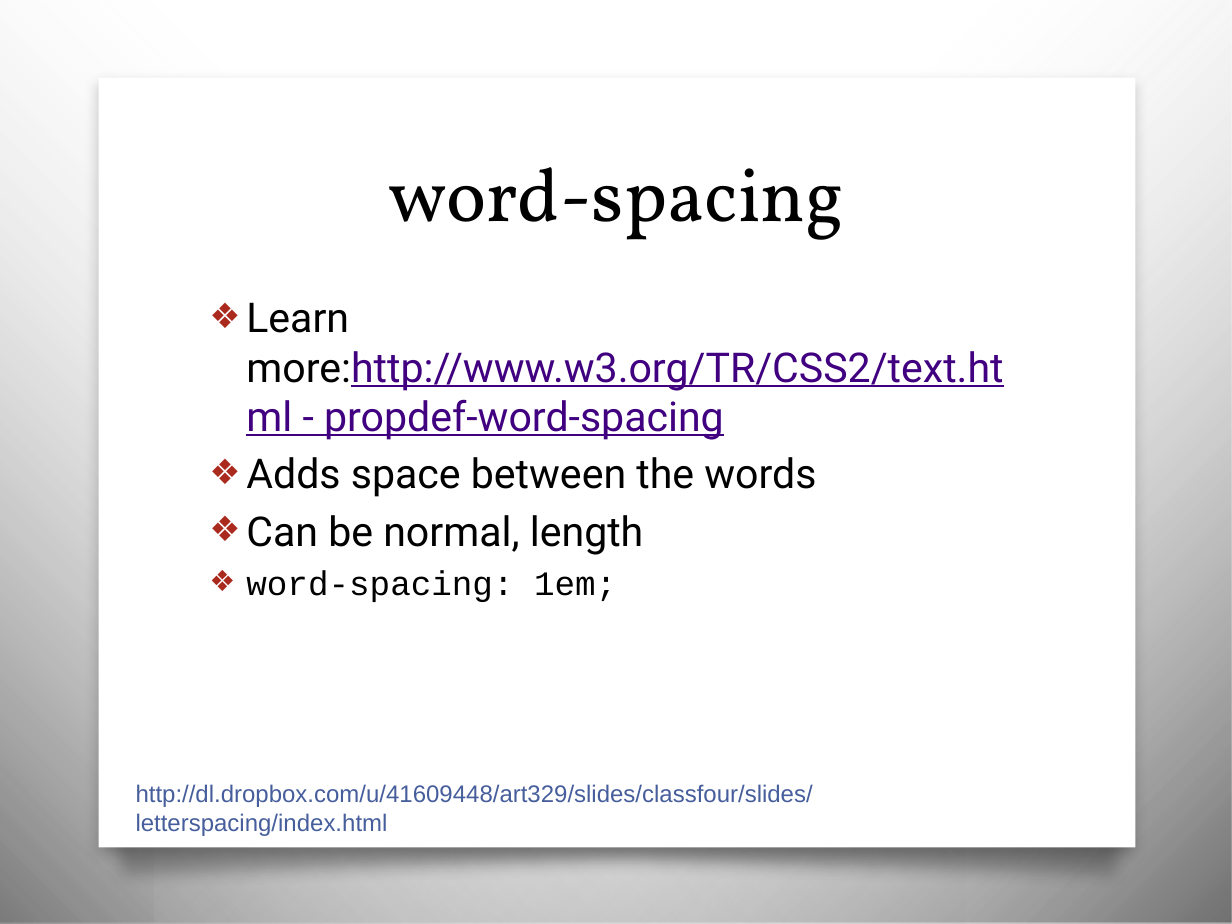
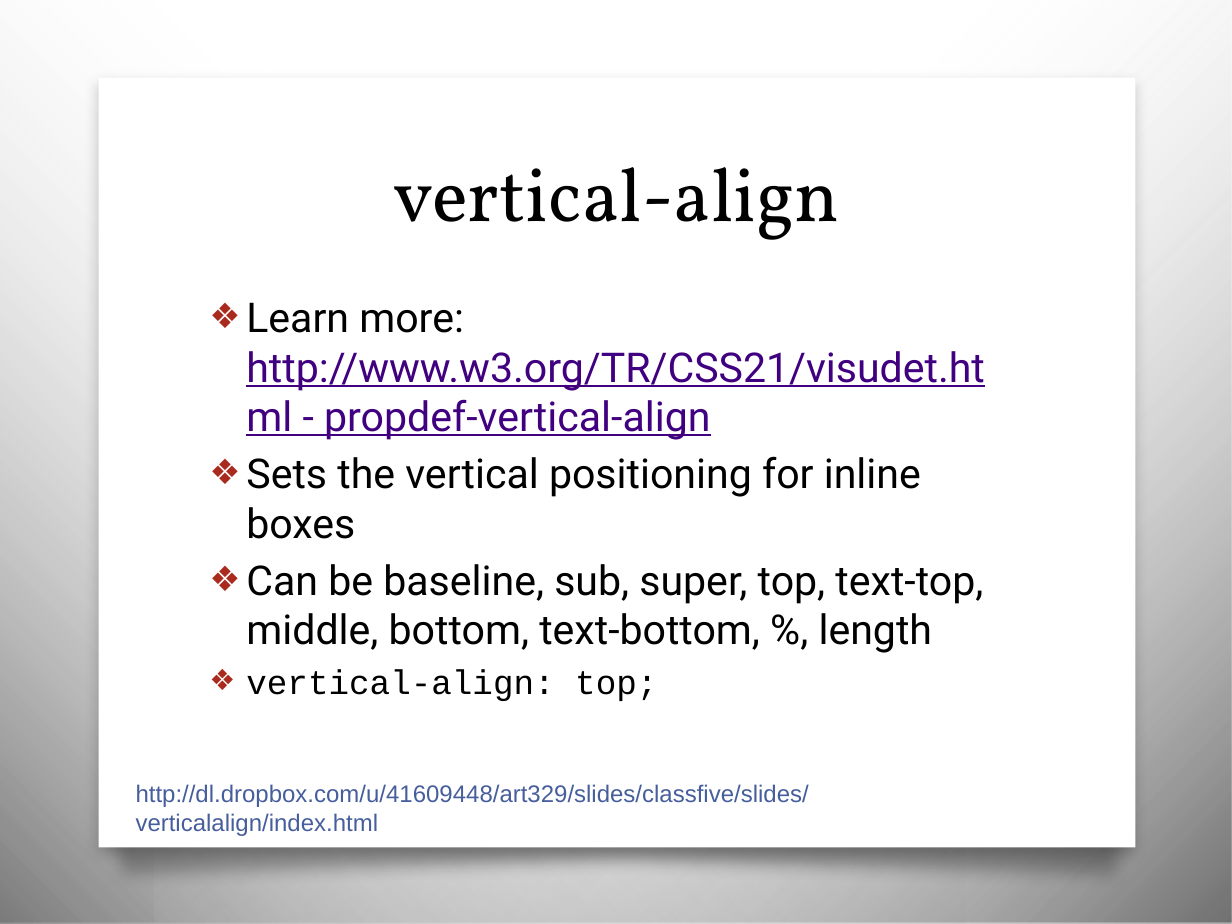
Before and after one commit to awayken/USF-ART329, a slide deck: slide 19 of slides/classfive/slides.pptx (slide 10 before the commit). Drawn at 1232x924 pixels with LibreOffice and Linux fonts; fonts in the diff are those of the drawing; background and template pictures are left out. Boxes give left, top, right and bottom in pixels: in the first picture for what was removed or moved away, otherwise in the second. Text is boxed around its words. In the diff, an @@ line names an element or a change of style, - is before the commit and + after.

Commit message:
Class Five.

```diff
--- a/slides/classfive/slides.pptx
+++ b/slides/classfive/slides.pptx
@@ title at (x1=393, y1=167, x2=840, y2=240): text changed @@
-word-spacing
+vertical-align
@@ text at (x1=246, y1=302, x2=985, y2=701): text changed @@
-❖ Learn more:http://www.w3.org/TR/CSS2/text.html - propdef-word-spacing
-❖ Adds space between the words
-❖ Can be normal, length
-❖ word-spacing: 1em;
+❖ Learn more: http://www.w3.org/TR/CSS21/visudet.html - propdef-vertical-align
+❖ Sets the vertical positioning for inline boxes
+❖ Can be baseline, sub, super, top, text-top, middle, bottom, text-bottom, %, length
+❖ vertical-align: top;
@@ text at (x1=136, y1=784, x2=809, y2=836): text changed @@
-http://dl.dropbox.com/u/41609448/art329/slides/classfour/slides/letterspacing/index.html
+http://dl.dropbox.com/u/41609448/art329/slides/classfive/slides/verticalalign/index.html
```
Also in this commit, not shown: 3 other slides changed, 22 slides added, 2 slides removed, 30 other files.
